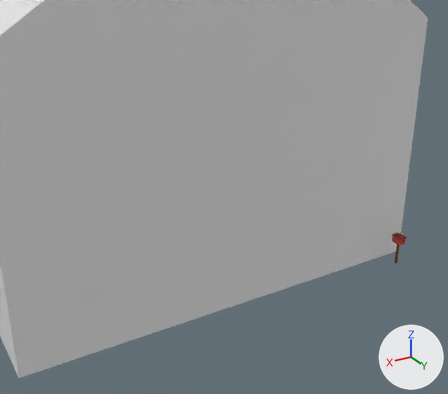
The glTF model assets/models/objects/casa_model01.glb, before and after one commit.
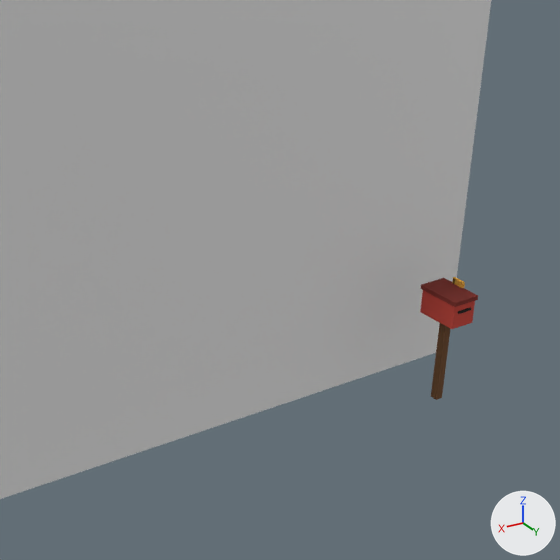
There are two pictures of each version: one whole from a camera (50 mm lens) standing at (11.8, 27.36, 14.14) and looking at (-1.12, 5.82, 3.37), one close up on the part from 64% to 95% of the width and 41% to 77% of the height. The lights are fixed; the arrows at lower right show +X, +Y and +Z. The first two pictures are the older version. Where no turn or scale is listed for an object, it has been applied to the vertices.

Objects in the first close-up: 'Plane', 'buzon_caja', 'buzon_poste', 'buzon_techo' and 2 more.
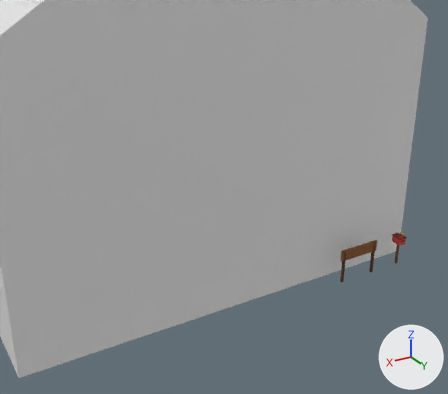
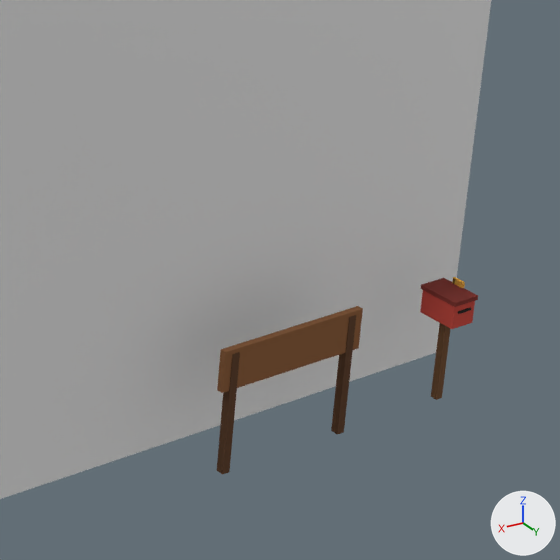
What differs and where, as boxes [x1, y1, x2, y2] in the close-ups (560 x 560 px):
'cartel_casa_tabla', added (brown): after [217, 306, 363, 393]
'cartel_casa_poste_1', added (brown): after [217, 352, 240, 475]
'cartel_casa_poste_2', added (brown): after [331, 315, 356, 435]

Diff of the bpy script that builds the scene:
```diff
--- a/assets/models/objects/casa_model01.glb.py
+++ b/assets/models/objects/casa_model01.glb.py
@@ mat_cartel_madera @@
+mat_cartel_madera = principled_material('cartel_madera')
+mat_cartel_madera.base_color = (0.254, 0.102, 0.0331)  # brown #8a5a33
+mat_cartel_madera.roughness = 1.0
@@ mat_cartel_madera_osc @@
+mat_cartel_madera_osc = principled_material('cartel_madera_osc')
+mat_cartel_madera_osc.base_color = (0.105, 0.0423, 0.0144)  # brown #5b3a20
+mat_cartel_madera_osc.roughness = 1.0
@@ me_cartel_casa_tabla @@
+me_cartel_casa_tabla.from_pydata(...)  # a box spanning x -1.0..1.0, y -0.04..0.04, z 1.05..1.55
+me_cartel_casa_tabla.materials.append(mat_cartel_madera)  # brown #8a5a33
@@ me_cartel_casa_poste_2 @@
+me_cartel_casa_poste_2.from_pydata(...)  # a box spanning x -0.9..-0.8, y -0.05..0.05, z 0.0..1.5
+me_cartel_casa_poste_2.materials.append(mat_cartel_madera_osc)  # brown #5b3a20
@@ me_cartel_casa_poste_1 @@
+me_cartel_casa_poste_1.from_pydata(...)  # a box spanning x 0.8..0.9, y -0.05..0.05, z 0.0..1.5
+me_cartel_casa_poste_1.materials.append(mat_cartel_madera_osc)  # brown #5b3a20
@@ ob_cartel_casa_tabla @@
+ob_cartel_casa_tabla = bpy.data.objects.new('cartel_casa_tabla', me_cartel_casa_tabla)
+ob_cartel_casa_tabla.location = (-5.6, 9.8, 0.0)
@@ ob_cartel_casa_poste_2 @@
+ob_cartel_casa_poste_2 = bpy.data.objects.new('cartel_casa_poste_2', me_cartel_casa_poste_2)
+ob_cartel_casa_poste_2.location = (-5.6, 9.8, 0.0)
@@ ob_cartel_casa_poste_1 @@
+ob_cartel_casa_poste_1 = bpy.data.objects.new('cartel_casa_poste_1', me_cartel_casa_poste_1)
+ob_cartel_casa_poste_1.location = (-5.6, 9.8, 0.0)
```
